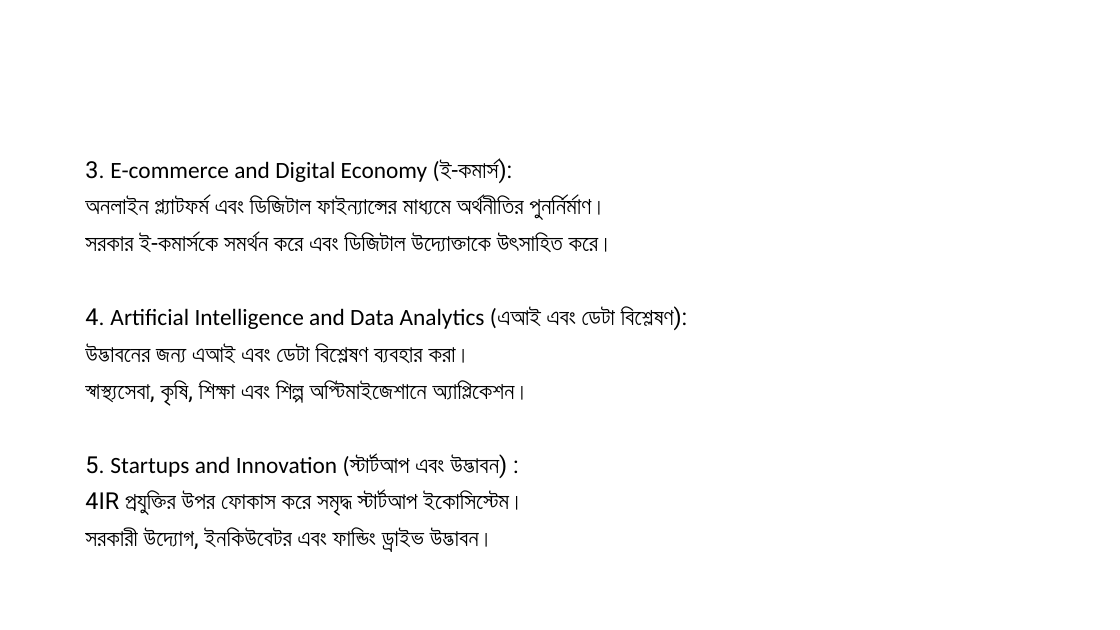
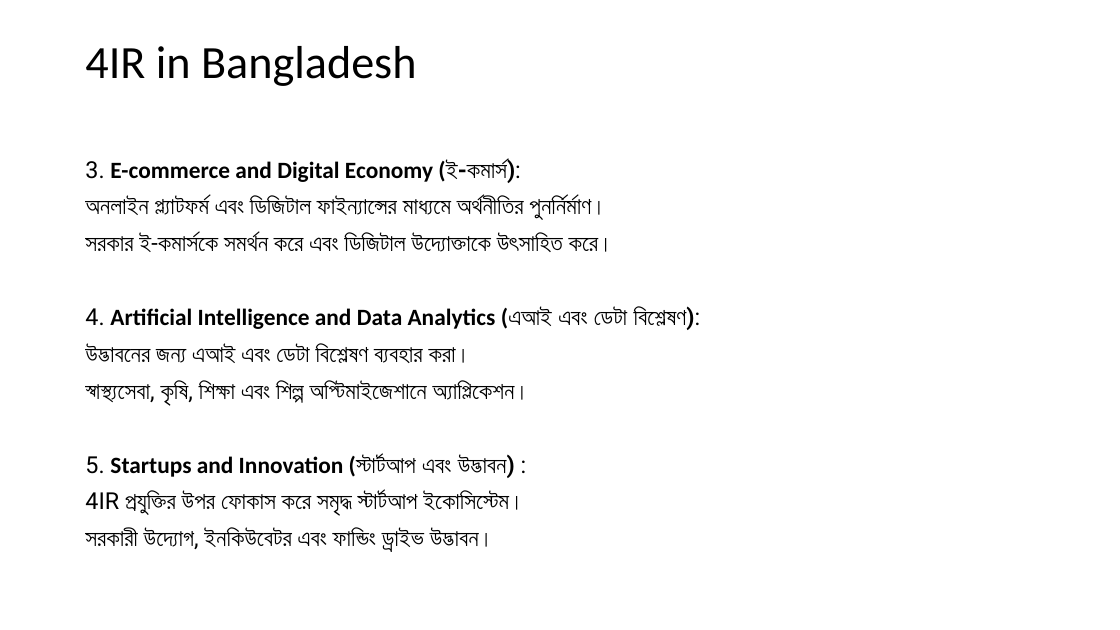
Before and after one commit to MoazzemhossainMoazz/HPP_files, a slide deck: slide 7 of 7 Fourth Industrial Revolution(4IR).pptx. Drawn at 1120x630 pixels with LibreOffice and Linux fonts; fonts in the diff are those of the drawing. Boxes give left, top, right and bottom in pixels: in the first picture for what was removed or moved away, otherwise in the second. Text is boxed around its words. In the diff, an @@ line names an element or a change of style, - is before the commit and + after.

```diff
--- a/7 Fourth Industrial Revolution(4IR).pptx
+++ b/7 Fourth Industrial Revolution(4IR).pptx
@@ title added at bbox=[85, 46, 416, 86], 39.6 pt, text #000000 @@
+4IR in Bangladesh
@@ text at bbox=[85, 158, 701, 478]: bold on in "E-commerce and Digital Economy (ই-কমার্স):", "Artificial Intelligence and Data Analytics (এআই এবং ...", "Startups and Innovation (স্টার্টআপ এবং উদ্ভাবন)" @@
```
Also in this commit, not shown: 8 other slides changed, 2 slides added, 5 slides removed.
